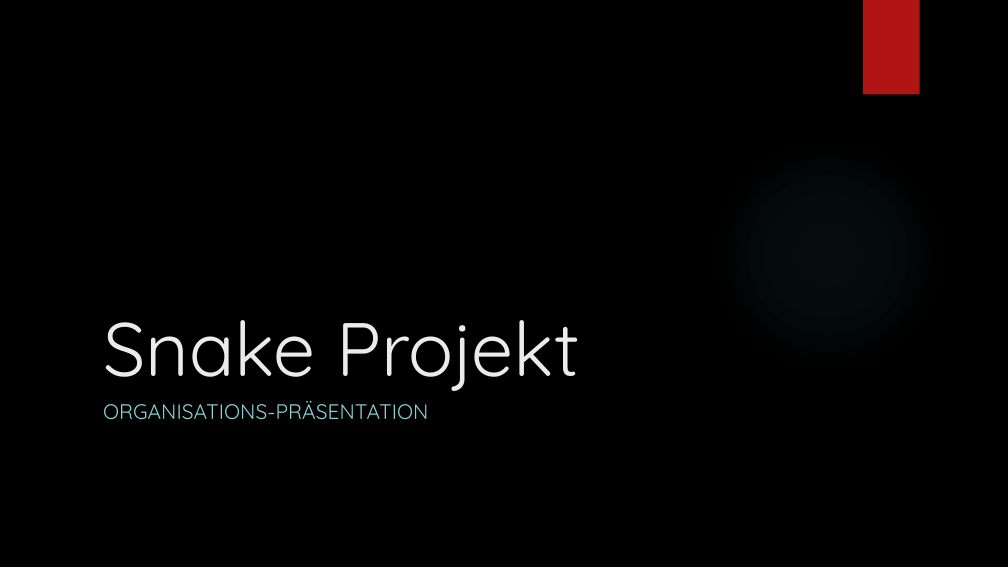
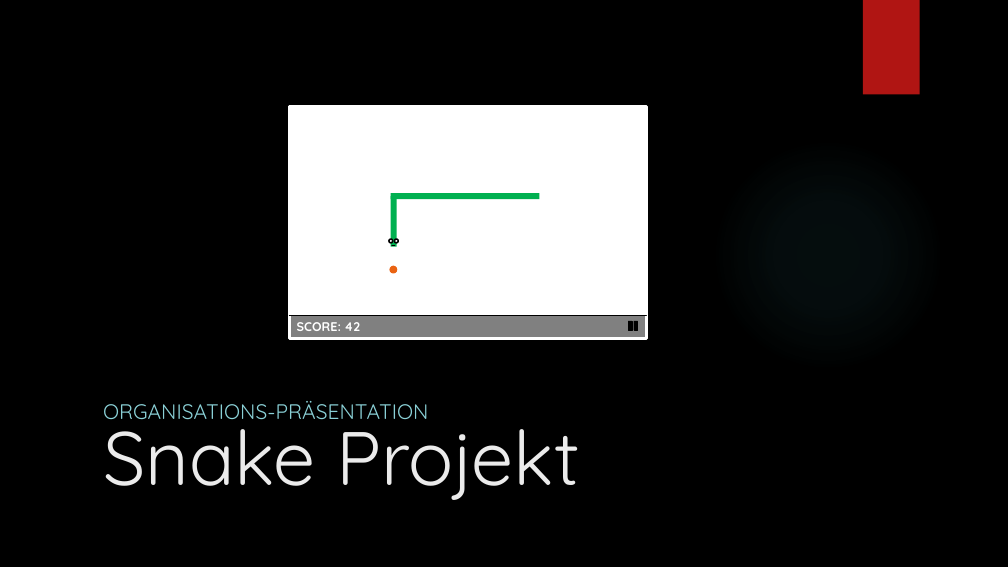
Before and after one commit to JulianCatnip/5nake, a slide deck: slide 1 of orga/PrasiSNEK.pptx. Drawn at 1008x567 pixels with LibreOffice and Linux fonts; fonts in the diff are those of the drawing; background and template pictures are left out. Boxes give left, top, right and bottom in pixels: in the first picture for what was removed or moved away, otherwise in the second. Text is boxed around its words. In the diff, an @@ line names an element or a change of style, - is before the commit and + after.

Commit message:
Präsentation für Mittwoch geupdated - Finale finale Version

```diff
--- a/orga/PrasiSNEK.pptx
+++ b/orga/PrasiSNEK.pptx
@@ rectangle added at bbox=[290, 107, 647, 338], fill #FFFFFF, outline #FFFFFF 1.5 pt @@
@@ rectangle added at bbox=[290, 107, 647, 339], outline #FFFFFF 3 pt @@
@@ rectangle added at bbox=[391, 194, 540, 200], fill #00B050 @@
@@ rectangle added at bbox=[391, 196, 397, 247], fill #00B050 @@
@@ title "Snake Projekt" rewrapped from bbox=[103, 320, 580, 391] to bbox=[103, 407, 580, 500] @@
@@ ellipse added at bbox=[389, 239, 392, 243], fill #FFFFFF, outline #000000 1.5 pt @@
@@ ellipse added at bbox=[395, 239, 399, 243], fill #FFFFFF, outline #000000 1.5 pt @@
@@ ellipse added at bbox=[389, 265, 397, 273], fill #EA6312 @@
@@ line added from (392, 245) to (395, 245), #000000 0.75 pt @@
@@ rectangle added at bbox=[290, 315, 647, 339], fill #808080 @@
@@ line added from (290, 315) to (647, 315), #000000 0.75 pt @@
@@ text added at bbox=[297, 322, 360, 331], 12 pt, text #FFFFFF, bold @@
+SCORE: 42
@@ math equal added at bbox=[625, 319, 641, 332], fill #000000, outline #000000 0.25 pt @@
```
